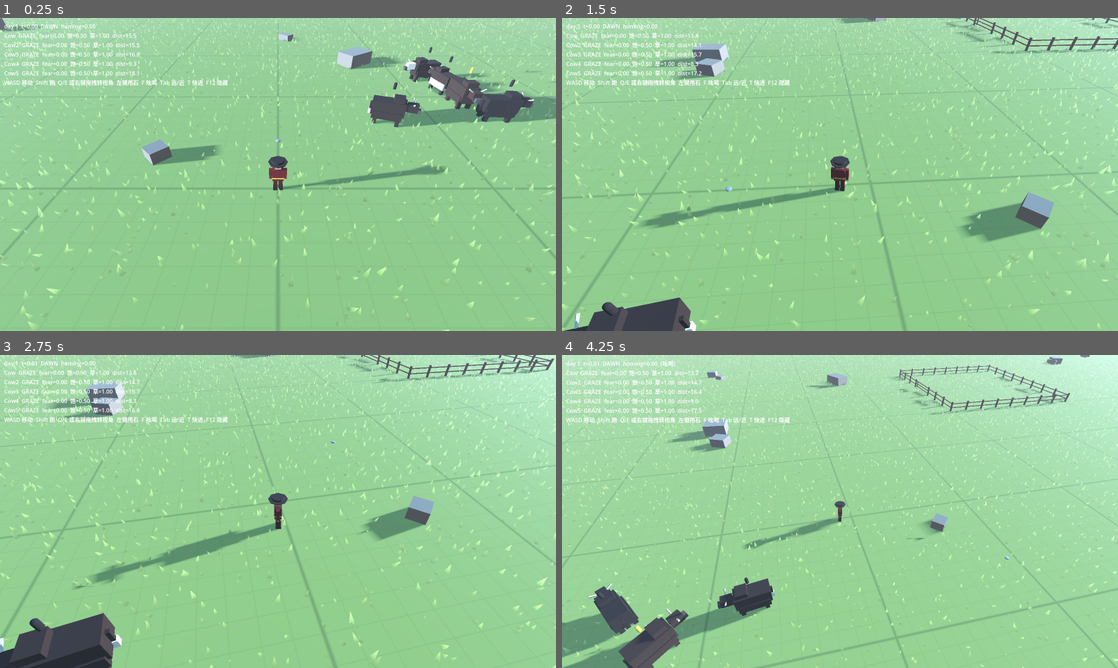
Above: before the commit, frames 1-4 (two rows, left to right).
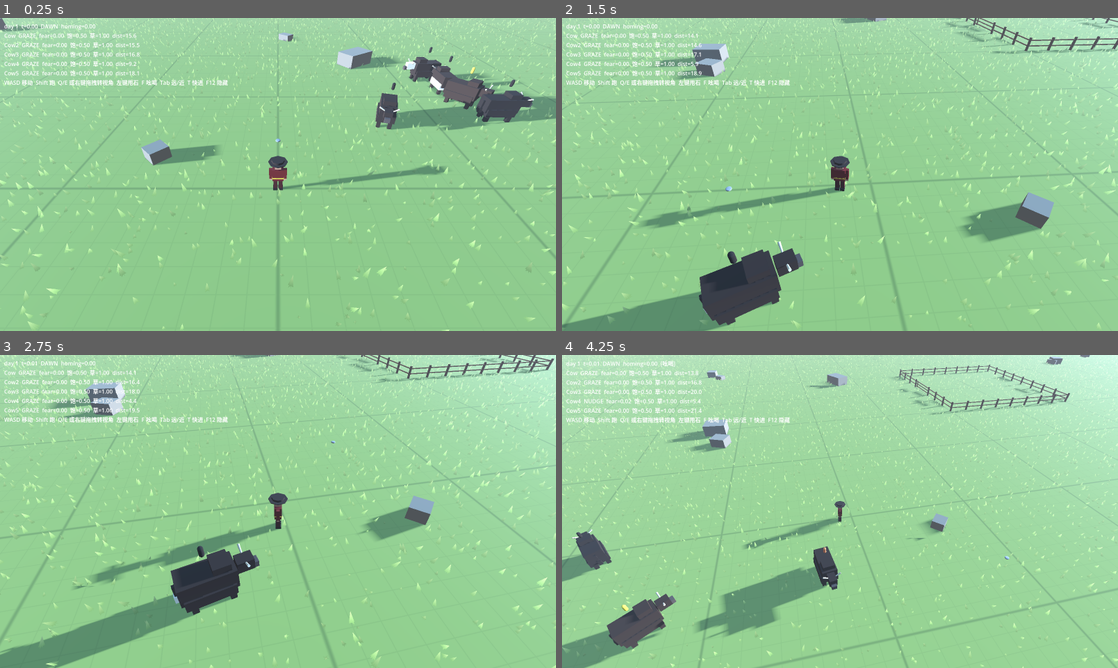
Above: after the commit, the same moments.

Repository: hui-chuan/Herding-Journey
Game: Godot game, scene res://scenes/m1_sandbox.tscn
Same seed, same stepped clock (60 frames per second), same inputs: the game is played once before the commit and once after it.
Inputs (mouse positions are in pixels of both pictures, inside the frame that each line leads up to):
- Up to frame 1 (0.25 s): no input
- Up to frame 2 (1.5 s): move the mouse to (962, 158) at 0.52 s; hold D (move_right) 0.53-1.28 s; hold Right mouse button (camera_drag) 0.53-1.28 s; move the mouse to (728, 190) at 1.27 s; hold S (move_back) from 1.28 s (still down); tap Q (camera_left) at 1.35 s
- Up to frame 3 (2.75 s): move the mouse to (333, 442) at 2.02 s; release S (move_back) at 2.03 s; hold D (move_right) from 2.03 s (still down); tap E (camera_right) at 2.1 s
- Up to frame 4 (4.25 s): move the mouse to (812, 574) at 2.77 s; release D (move_right) at 2.78 s; hold W (move_forward) 2.78-3.53 s; tap Tab (camera_zoom_toggle) at 2.85 s; move the mouse to (1006, 558) at 3.52 s; hold A (move_left) from 3.53 s (still down); tap F (drive_toggle) at 3.6 s

The runs differ from the first frame. In frame 1, 1.3% of the frame differs, in the area x 24-100%, y 4-36%; in frame 2, 4.9%; in frame 3, 6.1%; in frame 4, 7.0%, in the area x 0-51%, y 5-100%.

Commit message:
Loosen the herd and fix satiety balance
按"松散"定档（BEHAVIOR §5 本来就这么写，M2 的参数与它自相矛盾）：
分离 3.5→14 m、聚合起点 4→26 m、跟随触发 13→30 / 停止 7→20 m、
漫步最远 12→20 m、聚合力 0.9→0.5。群半径 5→14–18 m，占格 2–3→4–5。

四个参数是连在一起的：分离决定推多远，漫步距离决定走得到多远，
聚合起点决定多远被拉回，跟随触发决定何时放弃散开。实测只放大分离半径
会卡在 14 m 不动，必须四个一起调。

饱腹度的病灶不在草场，在 SATIETY_DECAY：它原是按 480 s 的一天定的
0.0002/秒，换到 1800 s 后光非吃草时间就掉 0.36/天，比一头牛最好情况下
能吃到的 0.30/天还多，牛必饿死，与 graze_rate 无关。改为 0.0001/秒。

中途试过把 graze_rate 从 0.0013 一路加到 0.0035，饱腹度反而越调越低：
吃得快→脚下格更快见底→效率跌到地板→实际摄入没变。牛的摄入上限由脚下
草的局部恢复速度决定，不由 graze_rate 决定。最终留在 0.0015。

10 天实测：饱腹度 0.50→0.32 后趋平，秃格稳定在 6 个，退化 0.0045，
系统收敛。--test-sling 仍出 FLEE/ALERT，--test-drive 仍出 NUDGE。

GRASSLAND §2.4 记下三次返工的经过与"以后先查哪里"。

Co-Authored-By: Claude Opus 5 (1M context) <noreply@anthropic.com>

Diff:
--- a/data/species/yak.tres
+++ b/data/species/yak.tres
@@ -15,18 +15,18 @@
 accel_flee = 8.0
 decel = 3.5
 wander_min_distance = 4.0
-wander_max_distance = 12.0
+wander_max_distance = 20.0
 flee_max_distance = 9.0
 nudge_speed = 2.5
 nudge_min_distance = 1.5
 nudge_max_distance = 5.0
 leader_search_radius = 40.0
-follow_start_distance = 13.0
-follow_stop_distance = 7.0
-separation_radius = 3.5
+follow_start_distance = 30.0
+follow_stop_distance = 20.0
+separation_radius = 14.0
 separation_push = 2.0
-cohesion_start = 4.0
-cohesion_push = 0.9
+cohesion_start = 26.0
+cohesion_push = 0.5
 leader_cohesion_push = 0.35
 wander_samples = 6
 wander_cohesion_weight = 1.0
--- a/scripts/data/species_data.gd
+++ b/scripts/data/species_data.gd
@@ -19,7 +19,7 @@
 @export var accel_flee: float = 8.0
 @export var decel: float = 3.5
 @export var wander_min_distance: float = 4.0
-@export var wander_max_distance: float = 12.0
+@export var wander_max_distance: float = 20.0
 ## 一次惊跑最多跑这么远，跑到就停下张望。
 @export var flee_max_distance: float = 9.0
 ## 被区域压力"挪开"：小跑背离源点，距离随远近在 [min,max] 之间。
@@ -29,13 +29,13 @@
 
 @export_group("牛群 (BEHAVIOR §5)")
 @export var leader_search_radius: float = 40.0
-@export var follow_start_distance: float = 13.0
-@export var follow_stop_distance: float = 7.0
-@export var separation_radius: float = 3.5
+@export var follow_start_distance: float = 30.0
+@export var follow_stop_distance: float = 20.0
+@export var separation_radius: float = 14.0
 @export var separation_push: float = 2.0
 ## 聚合：离头牛超过 cohesion_start 起有拉力，到 follow_start_distance 时达到 cohesion_push。
-@export var cohesion_start: float = 4.0
-@export var cohesion_push: float = 0.9
+@export var cohesion_start: float = 26.0
+@export var cohesion_push: float = 0.5
 ## 头牛受群体质心的轻微牵引，不会自己走丢。
 @export var leader_cohesion_push: float = 0.35
 ## 漫步选点：候选数与"靠近头牛"权重（乘以合群参数）。
--- a/scripts/herd/cow.gd
+++ b/scripts/herd/cow.gd
@@ -6,8 +6,11 @@
 enum State { GRAZE, WANDER, REST, FOLLOW, FLEE, ALERT, NUDGE }
 
 const DEFAULT_SPECIES := "res://data/species/yak.tres"
-## 非吃草时饱腹度的自然下降（每秒）。一天 1800 s 下约掉 0.36。
-const SATIETY_DECAY := 0.0002
+## 非吃草时饱腹度的自然下降（每秒）。
+## 定标：牛约有 39% 的时间不在吃草，一整天因此掉约 0.07——远小于正常放牧一天的摄入，
+## 所以吃得到草的牛会慢慢变饱，吃不到的才会掉。初版 0.0002 是按 480 s 的一天定的，
+## 换到 1800 s 后它一天要掉 0.36，比一头牛可能吃到的还多，牛必饿死。
+const SATIETY_DECAY := 0.0001
 ## 头牛挑草场的环形采样：内环避免选中脚下这一格（原地打转），外环用 leader_search_radius。
 const LEADER_PICK_MIN_RADIUS := 15.0
 const LEADER_PICK_SAMPLES := 12
Not shown, changed: docs/GRASSLAND.md
Not shown, changed: docs/Herd_BEHAVIOR.md
Not shown, changed: docs/STATUS.md
